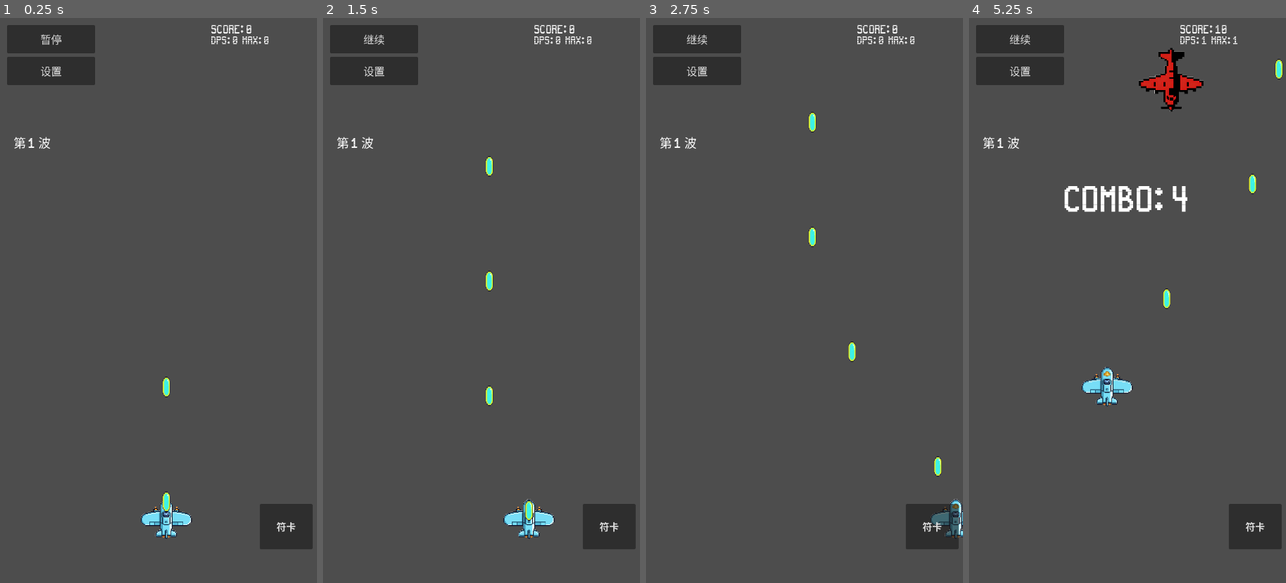
Above: before the commit, frames 1-4 (left to right).
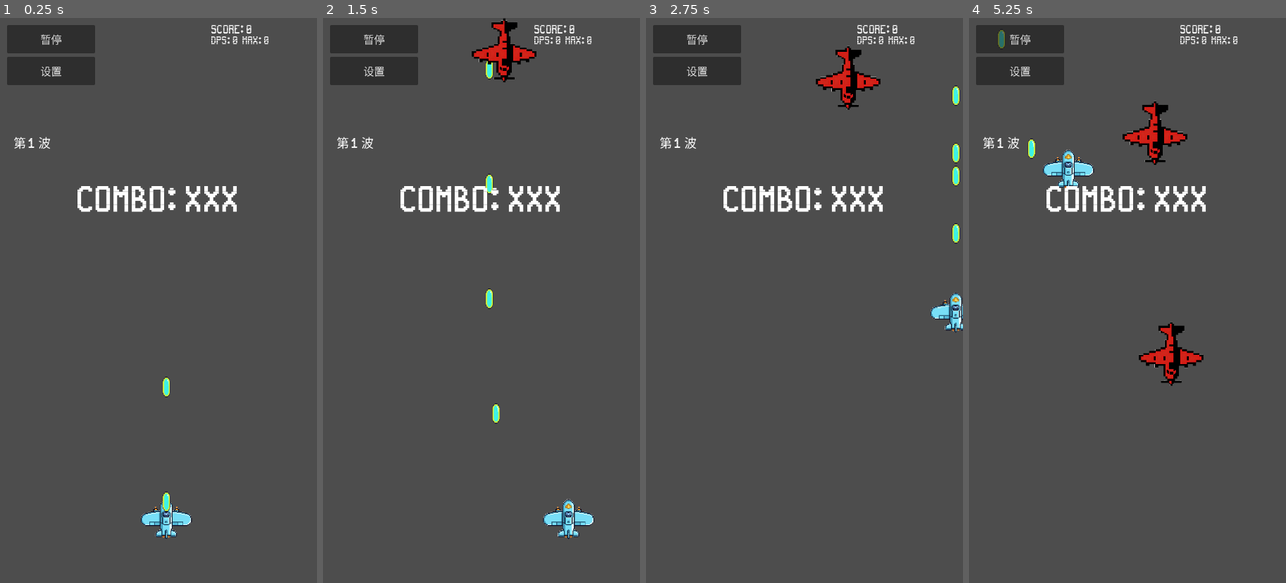
Above: after the commit, the same moments.

Repository: qingzhixing/plane-war
Game: Godot game, scene res://scenes/Main.tscn
The game is run twice, just before and just after one commit, with the same random seed, the same clock (stepped at 60 frames per second) and the same inputs. Sound files missing from this copy of the repository are replaced by a short silence.
Inputs (mouse positions are in pixels of both pictures, inside the frame that each line leads up to):
- Up to frame 1 (0.25 s): no input
- Up to frame 2 (1.5 s): click "暂停" at 0.5 s; tap Enter at 1.25 s; move the mouse to (551, 272) at 1.27 s; hold D from 1.28 s (still down); tap Space at 1.35 s; click (551, 272) at 1.42 s
- Up to frame 3 (2.75 s): tap Space at 1.52, 1.82 s; release D at 2 s; drag from (741, 328) to (810, 119) at 2.02 s
- Up to frame 4 (5.25 s): move the mouse to (1159, 176) at 2.77 s; hold D 2.78-3.5 s; tap Space at 2.85, 4.35, 4.52, 4.82 s; drag from (1111, 413) to (1279, 283) at 3.52 s; move the mouse to (1222, 385) at 4.27 s; hold A 4.28-5 s; drag from (1032, 215) to (1251, 181) at 5.02 s

The runs differ from the first frame. In frame 1, 2.4% of the frame differs, in the area x 24-99%, y 29-94%; in frame 2, 4.8%; in frame 3, 4.5%; in frame 4, 6.5%, in the area x 9-100%, y 1-94%.
Error after the commit: Parse Error: Function "_unhandled_input" has the same name as a previously declared function. (res://scripts/hud.gd:371)

Commit message:
🎮 ADD: 允许使用空格键触发符卡
Made-with: Cursor

Diff:
--- a/scripts/hud.gd
+++ b/scripts/hud.gd
@@ -368,6 +368,16 @@
 		_main.try_use_bomb()
 
 
+func _unhandled_input(event: InputEvent) -> void:
+	if not is_instance_valid(_main):
+		return
+	if event is InputEventKey:
+		var e := event as InputEventKey
+		if e.pressed and not e.echo and e.keycode == KEY_SPACE:
+			if _main.has_method("try_use_bomb"):
+				_main.try_use_bomb()
+
+
 func _ensure_bomb_vfx_nodes() -> void:
 	var root := get_node_or_null("Root") as Control
 	if root == null:
